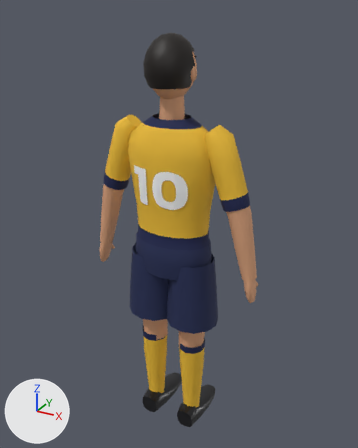
Before and after pictures for a commit that changed the glTF model Foßball godot/king-f-oß-ball/assets/models/characters/player.glb.
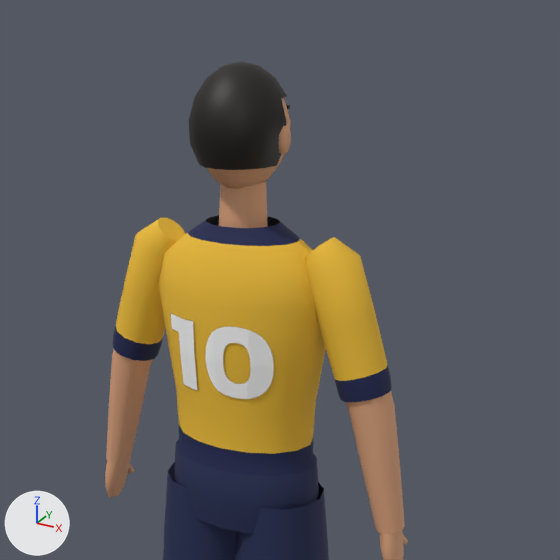
Each version is shown whole from a 50 mm lens placed at (0.96, -1.687, 1.898), pointed at (-0.011, 0.078, 1.015), then close up on the part from 12% to 95% of the width and 0% to 66% of the height. The axes (+X, +Y, +Z) are drawn at lower left. The lights are the same throughout. The older version's two pictures come first. Vertices at exactly the same position are counted once.

In view in the first close-up: 'P_Body'.
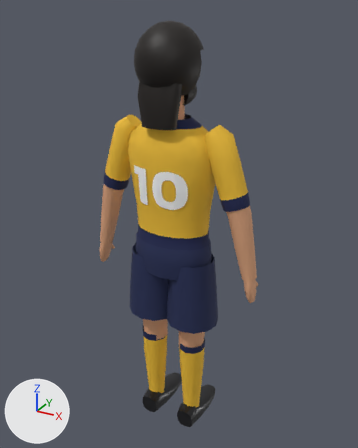
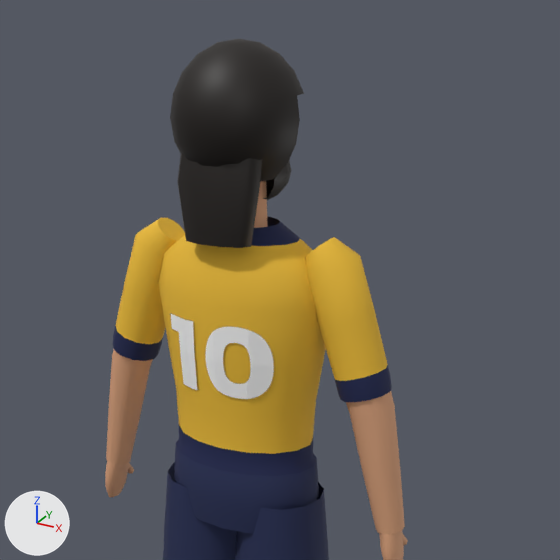
Changed parts and their boxes [x1, y1, x2, y2] in the close-ups (560 x 560 px):
'P_Hair_Afro', added (black)
    after: [170, 39, 304, 181]
'P_Hair_Long', added (black)
    after: [177, 153, 262, 248]
'P_Beard', added (black)
    after: [263, 161, 292, 200]
part 1 of me_p_body, deleted (black)
    before: [189, 61, 287, 170]
part 2 of me_p_body, surface changed (darker)
    before: [177, 98, 314, 275]
    after: [177, 181, 314, 275]

What changed in the scene script:
```text
Change me_p_body:
    used by ob_p_body; location = (0.0, 0.0, 0.0)
    remove me_p_body.from_pydata(...)  # 1339 vertices, 2288 faces; spans x -0.39..0.39, y -0.12..0.23, z 0.0..1.81
    add me_p_body.from_pydata(...)  # 1263 vertices, 2160 faces; spans x -0.39..0.39, y -0.12..0.23, z 0.0..1.8
    me_p_body part 1: the loose piece of 76 vertices spanning x -0.1..0.1, y -0.12..0.1, z 1.62..1.81 is deleted
    me_p_body part 2: 2111 kept faces spanning x -0.39..0.39, y -0.12..0.23, z 0.0..1.8 get new texture (UV) coordinates
Add me_p_hair_long:
    me_p_hair_long.from_pydata(...)  # 106 vertices, 176 faces; spans x -0.1..0.1, y -0.136..0.097, z 1.479..1.81
    me_p_hair_long.materials.append(mat_p_hair)  # black #170f0a
Add me_p_hair_afro:
    me_p_hair_afro.from_pydata(...)  # 113 vertices, 198 faces; spans x -0.132..0.132, y -0.15..0.119, z 1.596..1.85
    me_p_hair_afro.materials.append(mat_p_hair)  # black #170f0a
Add me_p_beard:
    me_p_beard.from_pydata(...)  # 67 vertices, 108 faces; spans x -0.084..0.084, y -0.013..0.112, z 1.536..1.649
    me_p_beard.materials.append(mat_p_hair)  # black #170f0a
Add ob_p_hair_long:
    ob_p_hair_long = bpy.data.objects.new('P_Hair_Long', me_p_hair_long)
    ob_p_hair_long.location = (0.0, 0.0, 0.0)
Add ob_p_hair_afro:
    ob_p_hair_afro = bpy.data.objects.new('P_Hair_Afro', me_p_hair_afro)
    ob_p_hair_afro.location = (0.0, 0.0, 0.0)
Add ob_p_beard:
    ob_p_beard = bpy.data.objects.new('P_Beard', me_p_beard)
    ob_p_beard.location = (0.0, 0.0, 0.0)
```
